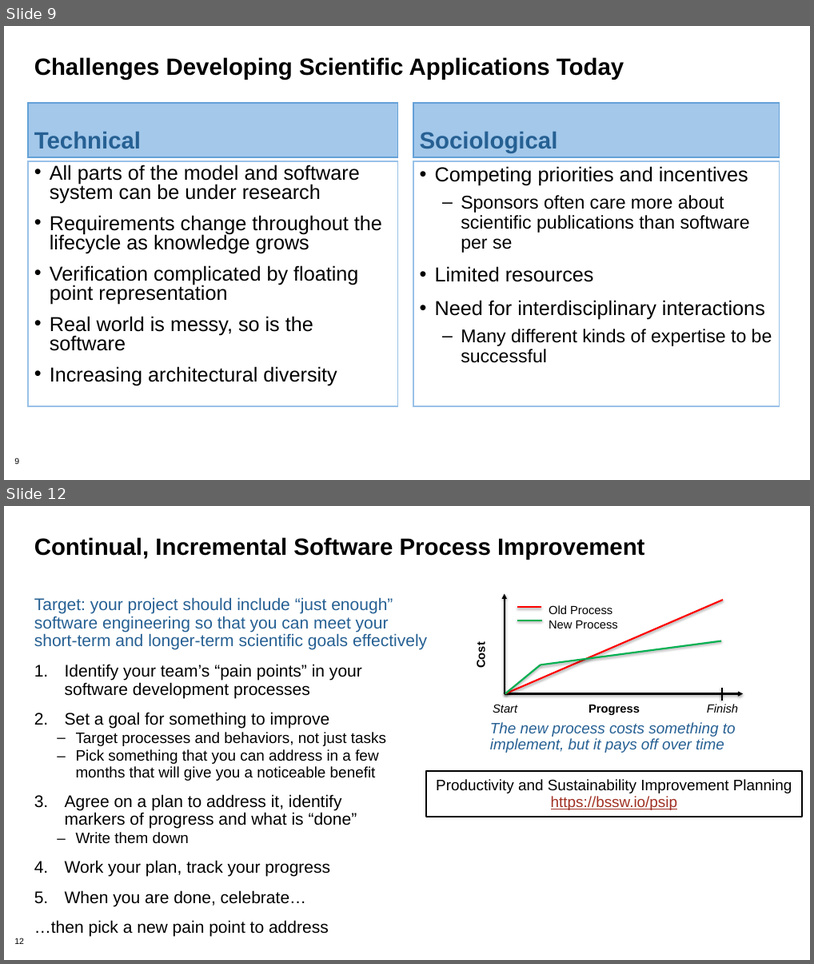
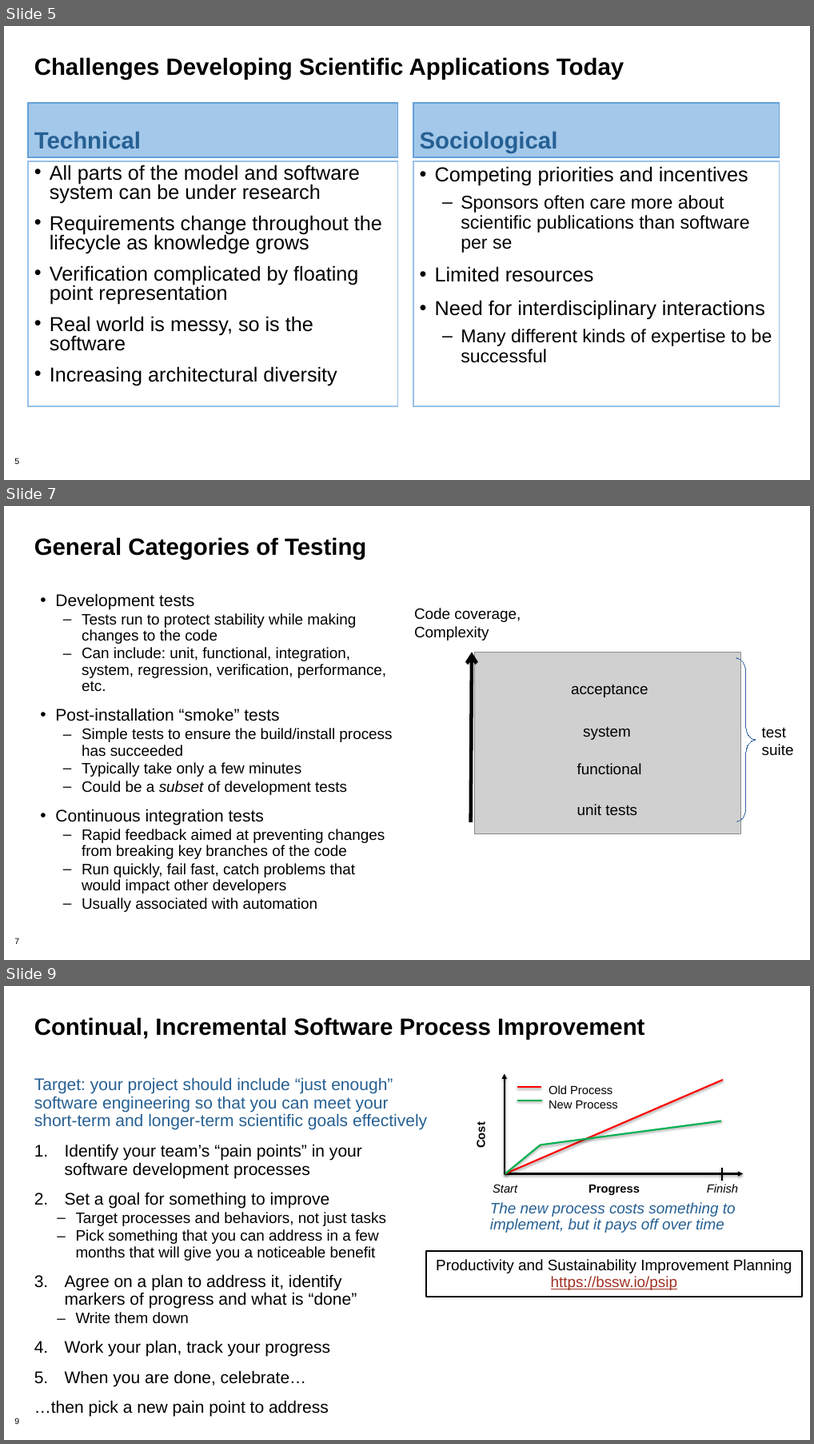
Before and after one commit to bssw-tutorial/presentations, a slide deck: final-presentations/2021-04-12-ecpam/01-overview.pptx. Shown one above the other, each under a label of ours: slides 9 and 12 before the commit, slides 5, 7 and 9 after it; the slides between them are not shown. The pictures are 814x964 and 814x1444 pixels, drawn with LibreOffice and Linux fonts; fonts in the diff are those of the drawing; grey boxes stand for pictures; background and template pictures are left out. Boxes give left, top, right and bottom in pixels: in the first picture for what was removed or moved away, otherwise in the second. Text is boxed around its words. In the diff, an @@ line names an element or a change of style, - is before the commit and + after.

Commit message:
First attempt at adapting intro and overview for the testing-focused tutorial at ECP AM

```diff
--- a/final-presentations/2021-04-12-ecpam/01-overview.pptx
+++ b/final-presentations/2021-04-12-ecpam/01-overview.pptx
@@ slide 7 added at <box>4,506,810,960</box>, background #FFFFFF; not listed: 1 template element that a slide beside it also shows @@
@@ title added at <box>34,537,366,560</box>, 28 pt, text #000000, bold @@
+General Categories of Testing
@@ text added at <box>55,593,392,912</box>, 18 pt, text #000000 @@
+• Development tests
+  – Tests run to protect stability while making changes to the code
+  – Can include: unit, functional, integration, system, regression, verification, performance, etc.
+• Post-installation “smoke” tests
+  – Simple tests to ensure the build/install process has succeeded
+  – Typically take only a few minutes
+  – Could be a subset of development tests
+• Continuous integration tests
+  – Rapid feedback aimed at preventing changes from breaking key branches of the code
+  – Run quickly, fail fast, catch problems that would impact other developers
+  – Usually associated with automation
@@ text added at <box>414,608,521,640</box>, 18 pt, text #000000 @@
+Code coverage,
+Complexity
@@ arrow added from (471, 822) to (472, 652), #000000 4.31 pt @@
@@ picture added at <box>474,652,741,833</box> @@
@@ freeform shape added at <box>738,658,755,821</box>, outline #3465A4 0 pt @@
@@ text added at <box>571,684,649,697</box>, 18 pt, text #000000 @@
+acceptance
@@ text added at <box>583,727,631,740</box>, 18 pt, text #000000 @@
+system
@@ text added at <box>762,727,794,756</box>, 18 pt, text #000000 @@
+test suite
@@ text added at <box>578,763,642,774</box>, 18 pt, text #000000 @@
+functional
@@ text added at <box>578,804,638,815</box>, 18 pt, text #000000 @@
+unit tests
@@ what was slide 9 is now slide 5 @@
@@ what was slide 12 is now slide 9 @@
@@ page number at <box>14,1417,19,1424</box>: text changed @@
-12
+9
```
Also in this commit, not shown: 3 slides changed, 1 other slide added, 6 slides removed.
